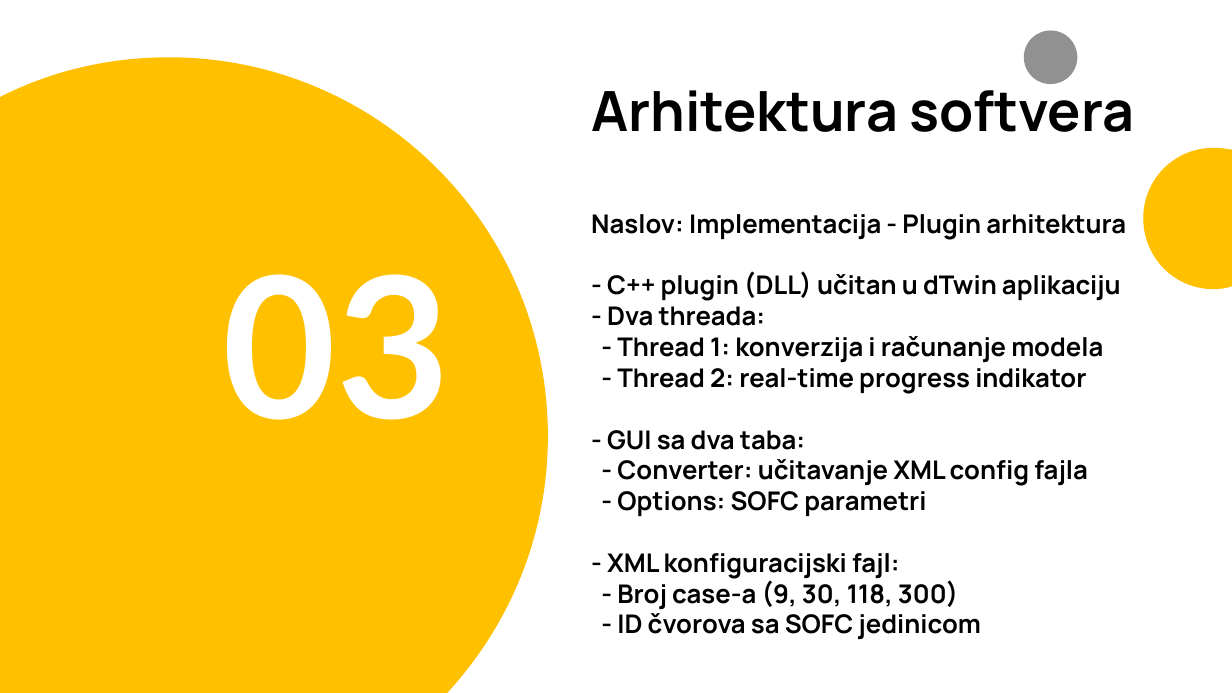
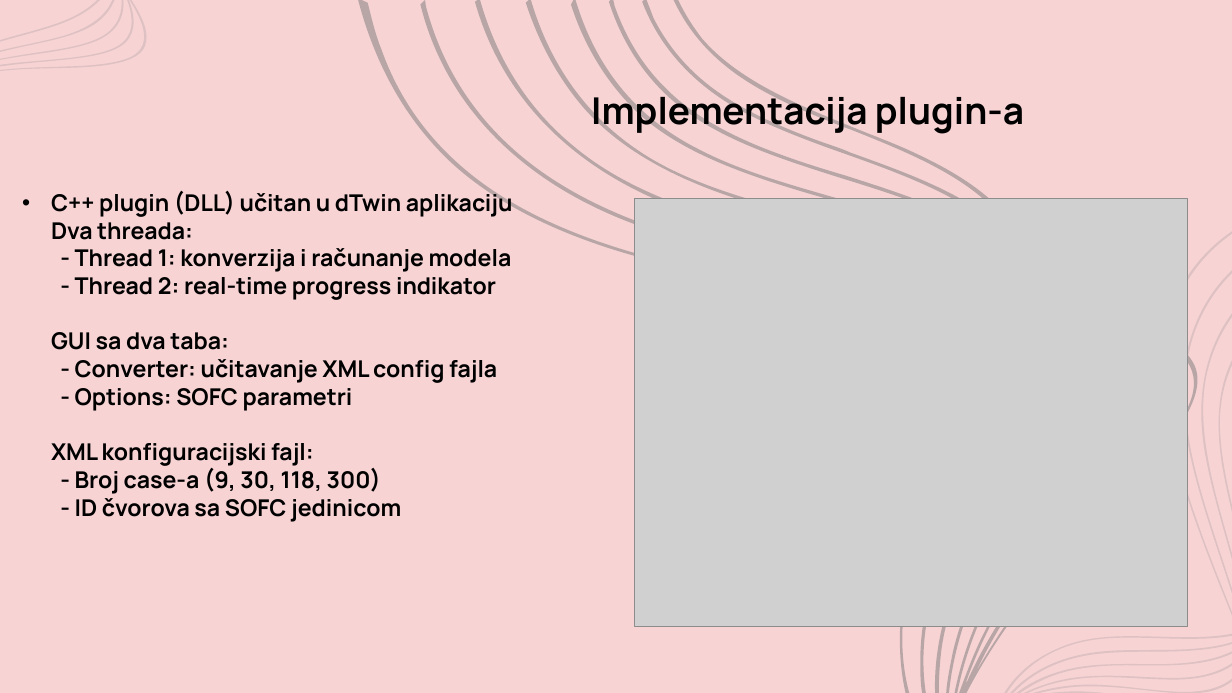
Before and after one commit to esmajun/SREES_2026_Junuzovic_SOFC_INV, a slide deck: slide 5 of presentation/SOFC_INV_Prezentacija.pptx. Drawn at 1232x693 pixels with LibreOffice and Linux fonts; fonts in the diff are those of the drawing; grey boxes stand for pictures. Boxes give left, top, right and bottom in pixels: in the first picture for what was removed or moved away, otherwise in the second. Text is boxed around its words. In the diff, an @@ line names an element or a change of style, - is before the commit and + after.

```diff
--- a/presentation/SOFC_INV_Prezentacija.pptx
+++ b/presentation/SOFC_INV_Prezentacija.pptx
@@ background #FFFFFF to #F7D3D4 @@
@@ freeform shape added at [0, 0, 147, 71], fill #7A7A7A at 20% opacity @@
@@ freeform shape added at [364, 0, 1198, 693], fill #7A7A7A at 50% opacity @@
@@ freeform shape removed at [0, 57, 548, 693] @@
@@ ellipse removed at [1024, 30, 1078, 84] @@
@@ text at [591, 90, 1024, 134]: text changed; size 43.2 to 28.8 pt @@
-Arhitektura softvera
+Implementacija plugin-a
@@ freeform shape removed at [1143, 148, 1232, 289] @@
@@ title "C++ plugin (DLL) učitan u ..." at [51, 190, 513, 522]: vertical alignment middle to top @@
@@ title at [51, 190, 513, 522]: text changed; size 20 to 18 pt @@
-Naslov: Implementacija - Plugin arhitektura
-- C++ plugin (DLL) učitan u dTwin aplikaciju
-- Dva threada:
-- Thread 1: konverzija i računanje modela
-- Thread 2: real-time progress indikator
-- GUI sa dva taba:
-- Converter: učitavanje XML config fajla
-- Options: SOFC parametri
-- XML konfiguracijski fajl:
-- Broj case-a (9, 30, 118, 300)
-- ID čvorova sa SOFC jedinicom
+• C++ plugin (DLL) učitan u dTwin aplikaciju
+  Dva threada:
+  - Thread 1: konverzija i računanje modela
+  - Thread 2: real-time progress indikator
+  GUI sa dva taba:
+  - Converter: učitavanje XML config fajla
+  - Options: SOFC parametri
+  XML konfiguracijski fajl:
+  - Broj case-a (9, 30, 118, 300)
+  - ID čvorova sa SOFC jedinicom
@@ picture added at [635, 199, 1188, 626] @@
@@ freeform shape added at [1005, 231, 1232, 693], fill #7A7A7A at 20% opacity @@
@@ text removed at [223, 274, 451, 420] @@
-03
```
Also in this commit, not shown: 6 other slides changed, 3 slides added, 4 slides removed, 8 other files.
